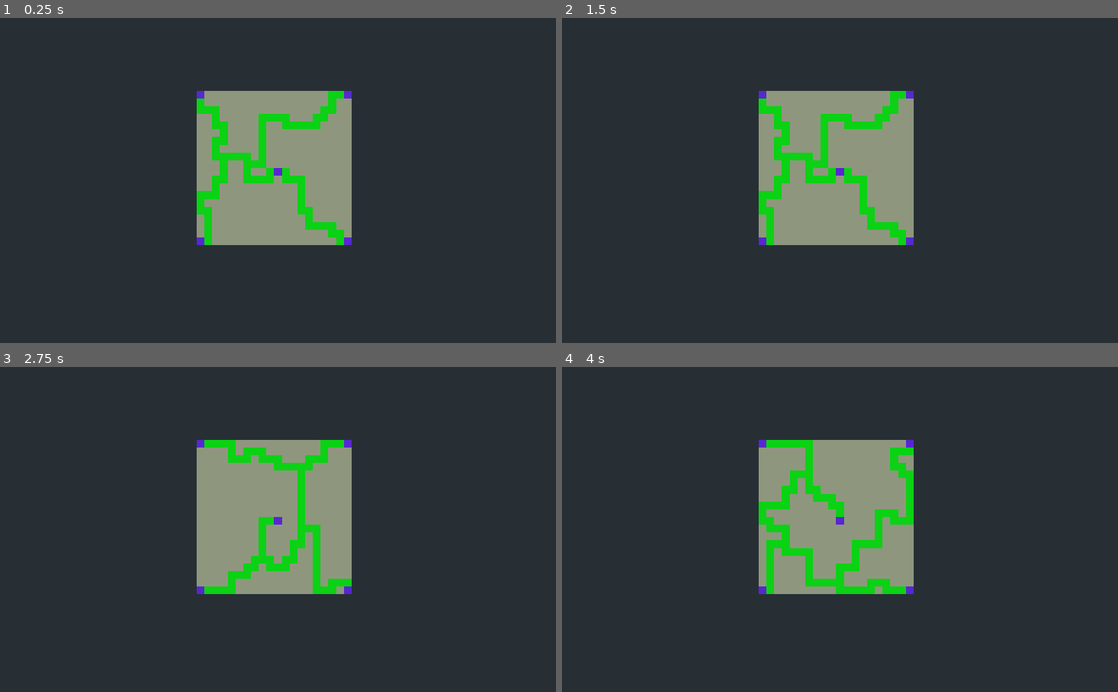
Above: before the commit, frames 1-4 (two rows, left to right).
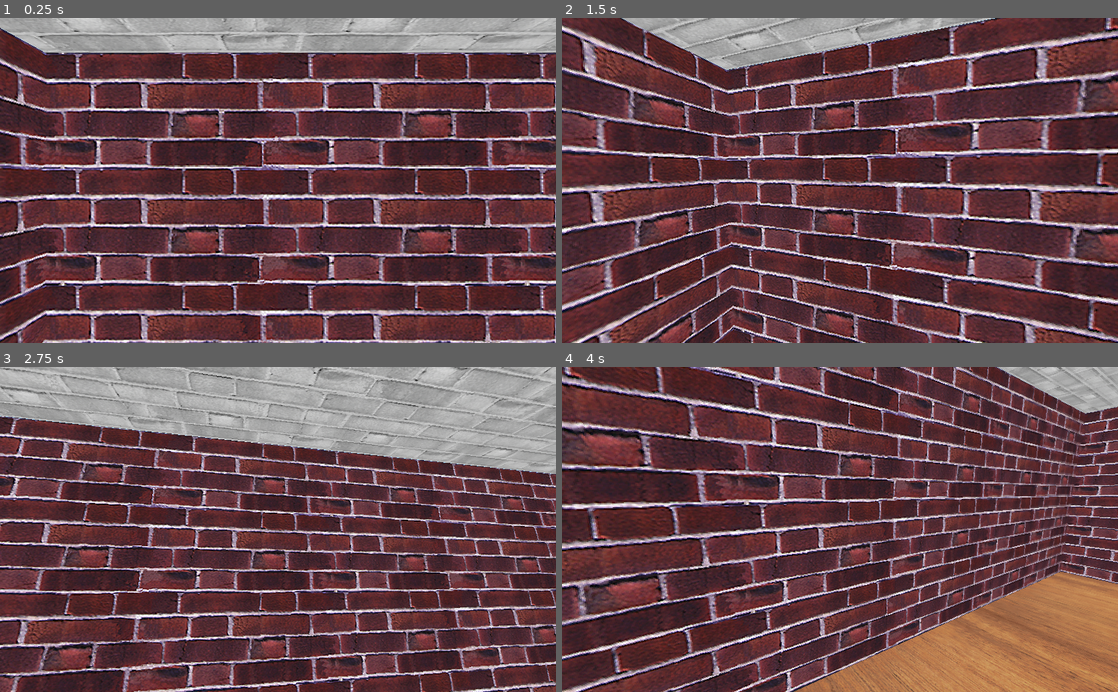
Above: after the commit, the same moments.

Repository: Btan2/GodotRandomPathGenerator
Game: Godot game, scene res://Scene1.tscn
The game is run twice, just before and just after one commit, with the same random seed, the same clock (stepped at 60 frames per second) and the same inputs.
Inputs (mouse positions are in pixels of both pictures, inside the frame that each line leads up to):
- Up to frame 1 (0.25 s): no input
- Up to frame 2 (1.5 s): tap Enter at 0.5 s; move the mouse to (962, 164) at 0.52 s; hold D (move_right, bound only after the commit) 0.53-1.28 s; hold C (crouch, bound only after the commit) 0.53-1.28 s; tap Space (jump, bound only after the commit) at 0.77, 1.07, 1.25 s; tap Shift (shift, bound only after the commit) at 0.8, 1.35 s; move the mouse to (728, 196) at 1.27 s; hold S (move_backward, bound only after the commit) from 1.28 s (still down)
- Up to frame 3 (2.75 s): tap Space (jump, bound only after the commit) at 1.52, 1.82, 2.3 s; tap P at 1.55 s; tap Enter at 2 s; move the mouse to (333, 458) at 2.02 s; release S (move_backward, bound only after the commit) at 2.03 s; hold D (move_right, bound only after the commit) from 2.03 s (still down); hold P from 2.03 s (still down)
- Up to frame 4 (4 s): tap Space (jump, bound only after the commit) at 2.75, 2.85, 3.02, 3.32, 3.77 s; move the mouse to (812, 594) at 2.77 s; release D (move_right, bound only after the commit) at 2.78 s; release P at 2.78 s; hold W (move_forward, bound only after the commit) 2.78-3.53 s; tap C (crouch, bound only after the commit) at 3.05 s; tap Enter at 3.5 s; move the mouse to (1006, 578) at 3.52 s; hold A (move_left, bound only after the commit) from 3.53 s (still down); hold C (crouch, bound only after the commit) from 3.53 s (still down); tap Shift (shift, bound only after the commit) at 3.8 s

The runs differ from the first frame. In frame 1, 92% of the frame differs, in the area x 0-100%, y 0-100%; in frame 2, 92%; in frame 3, 93%; in frame 4, 92%.

Commit message:
Added tile_cell prefab for 3D wall generation and basic character controller

Diff:
--- /dev/null
+++ b/Player_Spectator.gd
@@ -0,0 +1,72 @@
+extends KinematicBody
+
+onready var collider : CollisionShape = $CollisionShape
+onready var head : Spatial = $Head
+onready var camera : Camera = $Head/Camera
+
+const MAXSPEED : float = 8.0        # default: 32.0
+const WALKSPEED : float = 4.0       # default: 16.0
+const ACCELERATE : float = 10.0     # default: 10.0
+const MOVEFRICTION : float = 6.0    # default: 6.0
+
+var movespeed : float = 32.0
+var fmove : float = 0.0
+var smove : float = 0.0
+var umove : float = 0.0
+var velocity : Vector3 = Vector3.ZERO
+var mouse_rotation_x : float
+var mouse_sensitivity : float = 0.1
+
+var noclip = false
+
+"""
+===============
+_ready
+===============
+"""
+func _ready():
+	Input.set_mouse_mode(Input.MOUSE_MODE_CAPTURED)
+
+"""
+===============
+_input
+===============
+"""
+func _input(event):
+	if event is InputEventMouseMotion:
+		mouse_rotation_x -= event.relative.y * mouse_sensitivity
+		mouse_rotation_x = clamp(mouse_rotation_x, -90, 90)
+		rotate_y(deg2rad(-event.relative.x * mouse_sensitivity))
+
+	fmove = Input.get_action_strength("move_forward") - Input.get_action_strength("move_backward")
+	smove = Input.get_action_strength("move_right") - Input.get_action_strength("move_left")
+	umove = Input.get_action_strength("jump") - Input.get_action_strength("crouch")
+
+	movespeed = WALKSPEED if Input.is_action_pressed("shift") else MAXSPEED
+
+"""
+===============
+_physics_process
+===============
+"""
+func _physics_process(delta):
+	var wishdir : Vector3
+
+	head.transform.origin = Vector3(0, 0.25, 0)
+	camera.rotation_degrees = Vector3(mouse_rotation_x, 0, 0)
+
+	if noclip:
+		wishdir = (global_transform.basis.x * smove + global_transform.basis.y * umove + -camera.global_transform.basis.z * fmove).normalized()
+	else:
+		wishdir = (global_transform.basis.x * smove + -head.global_transform.basis.z * fmove).normalized()
+
+	if wishdir != Vector3.ZERO:
+		velocity = velocity.linear_interpolate(wishdir * movespeed, ACCELERATE * delta)
+	else:
+		velocity = velocity.linear_interpolate(Vector3.ZERO, MOVEFRICTION * delta)
+
+	if noclip:
+		for i in range(3):
+			global_transform.origin[i] += velocity[i] * delta
+	else:
+		velocity = move_and_slide(velocity)
--- a/Scene1.tscn
+++ b/Scene1.tscn
@@ -1,9 +1,68 @@
-[gd_scene load_steps=2 format=2]
+[gd_scene load_steps=12 format=2]
 
 [ext_resource path="res://SpawnTiles.gd" type="Script" id=1]
+[ext_resource path="res://textures/White_dutch_pxr128.jpg" type="Texture" id=2]
+[ext_resource path="res://textures/Belizan_mahognay_pxr128.jpg" type="Texture" id=3]
+[ext_resource path="res://Player_Spectator.gd" type="Script" id=4]
+
+[sub_resource type="PlaneMesh" id=1]
+
+[sub_resource type="SpatialMaterial" id=2]
+flags_unshaded = true
+flags_world_triplanar = true
+albedo_texture = ExtResource( 2 )
+uv1_scale = Vector3( 0.5, 0.5, 0.5 )
+uv1_triplanar = true
+
+[sub_resource type="BoxShape" id=6]
+extents = Vector3( 1, 0.015, 1 )
+
+[sub_resource type="PlaneMesh" id=3]
+
+[sub_resource type="SpatialMaterial" id=4]
+flags_unshaded = true
+flags_world_triplanar = true
+albedo_texture = ExtResource( 3 )
+uv1_scale = Vector3( 0.5, 0.5, 0.5 )
+uv1_triplanar = true
+
+[sub_resource type="BoxShape" id=7]
+extents = Vector3( 1, 0.015, 1 )
+
+[sub_resource type="CylinderShape" id=5]
+radius = 0.5
+height = 1.8
 
 [node name="Spatial" type="Spatial"]
 script = ExtResource( 1 )
 
-[node name="Camera" type="Camera" parent="."]
-transform = Transform( 1, 0, 0, 0, -4.37114e-08, 1, 0, -1, -4.37114e-08, 10, 16, 12 )
+[node name="Ceiling" type="MeshInstance" parent="."]
+transform = Transform( 1, 0, 0, 0, -1, 1.50996e-07, 0, -1.50996e-07, -1, 0, 2, 0 )
+mesh = SubResource( 1 )
+material/0 = SubResource( 2 )
+
+[node name="StaticBody" type="StaticBody" parent="Ceiling"]
+
+[node name="CollisionShape" type="CollisionShape" parent="Ceiling/StaticBody"]
+shape = SubResource( 6 )
+
+[node name="Floor" type="MeshInstance" parent="."]
+mesh = SubResource( 3 )
+material/0 = SubResource( 4 )
+
+[node name="StaticBody" type="StaticBody" parent="Floor"]
+
+[node name="CollisionShape" type="CollisionShape" parent="Floor/StaticBody"]
+shape = SubResource( 7 )
+
+[node name="Player_Spectator" type="KinematicBody" parent="."]
+transform = Transform( 1, 0, 0, 0, 1, 0, 0, 0, 1, 0, 1.04075, 0 )
+script = ExtResource( 4 )
+
+[node name="Head" type="Spatial" parent="Player_Spectator"]
+transform = Transform( 1, 0, 0, 0, 1, 0, 0, 0, 1, 0, 0.25, 0 )
+
+[node name="Camera" type="Camera" parent="Player_Spectator/Head"]
+
+[node name="CollisionShape" type="CollisionShape" parent="Player_Spectator"]
+shape = SubResource( 5 )
--- a/SpawnTiles.gd
+++ b/SpawnTiles.gd
@@ -26,19 +26,26 @@
 
 extends Spatial
 
-onready var tile = preload("res://Tile.tscn")
-onready var camera = $Camera
-
-const SCALE = 1
+onready var tile_cell = preload("res://Tile_Cell.tscn")
+
+onready var tile_ceiling = $Ceiling
+onready var tile_floor = $Floor
+
+const SCALE = 2
 
 var rng = RandomNumberGenerator.new()
 var grid = []
-var grid_size : int = 20
+export var grid_size : int = 20
 var num = 1
 var low = []
 var dfsNum = []
 var isArticulation = []
-var neighbours = [[1, 0],[0, 1],[-1, 0],[0, -1]]
+var neighbours = [[1, 0],[0, 1],[-1, 0],[0, -1]] #[RIGHT, UP, LEFT, DOWN]
+
+var exit = Vector2.ZERO
+
+enum { BLANK, PATH, END }
+var type
 
 """
 ====================
@@ -47,9 +54,15 @@
 """
 func _ready():
 	rng.randomize()
-	spawn_tiles(grid_size)
-	camera.transform.origin = Vector3(grid_size/2, grid_size*1.5, grid_size/1.8) * SCALE
+	initialize_grid(grid_size)
 	generate_path()
+	spawn_tiles()
+
+	# Set floor/ceiling transforms
+	tile_ceiling.scale = Vector3.ONE * grid_size
+	tile_ceiling.global_transform.origin = Vector3(grid_size*SCALE/2.105, 2, grid_size*SCALE/2.105)
+	tile_floor.scale = Vector3.ONE * grid_size
+	tile_floor.global_transform.origin = Vector3(grid_size*SCALE/2.105, 0, grid_size*SCALE/2.105)
 
 """
 ====================
@@ -63,20 +76,44 @@
 
 """
 ====================
-spawn_tiles
-====================
-"""
-func spawn_tiles(count):
+initialize_grid
+====================
+"""
+func initialize_grid(count):
 	for i in count:
 		grid.append([])
 		for j in count:
-			var t = tile.instance()
-			t.set_type("PATH")
-			add_child(t)
-			t.global_transform.origin = Vector3(j * SCALE, 0, i * SCALE)
-			grid[i].append(t)
+			grid[i].append(PATH)
 
 	grid_size = len(grid)
+
+"""
+====================
+spawn_tiles
+====================
+"""
+func spawn_tiles():
+	for x in grid_size:
+		for y in grid_size:
+			if grid[x][y] == BLANK:
+				continue
+
+			var tile = tile_cell.instance()
+			add_child(tile)
+
+			var count = 0
+			for d in neighbours:
+				var vx = x + d[0]
+				var vy = y + d[1]
+				var valid = is_valid(vx,vy)
+
+				if !valid or (valid and grid[vx][vy] == BLANK):
+					var child = tile.get_child(count)
+					child.visible = true
+					child.get_node("StaticBody/CollisionShape").disabled = false
+				count += 1
+
+			tile.global_transform.origin = Vector3(x, 0, y) * SCALE
 
 """
 ====================
@@ -86,7 +123,7 @@
 func reset_tiles():
 	for i in range(grid_size):
 		for j in range(grid_size):
-			grid[i][j].set_type("PATH")
+			grid[i][j] = PATH
 
 """
 ====================
@@ -115,6 +152,8 @@
 	ends[grid_size-1][grid_size-1] = true
 	var h = int(grid_size/2)
 	ends[h][h] = true
+	var t = int(grid_size/3)
+	ends[0][t] = true
 
 	set_ends(ends)
 
@@ -129,6 +168,16 @@
 
 """
 ====================
+is_valid
+====================
+"""
+func is_valid(row, col):
+	if row >= 0 and row < grid_size and col >= 0 and col < grid_size:
+		return true
+	return false
+
+"""
+====================
 set_ends
 ====================
 """
@@ -136,7 +185,7 @@
 	for i in range(grid_size):
 		for j in range(grid_size):
 			if ends[i][j]:
-				grid[i][j].set_type("END")
+				grid[i][j] = END
 
 """
 ====================
@@ -148,7 +197,7 @@
 func removable_paths(a_points):
 	for i in range(grid_size):
 		for j in range(grid_size):
-			if grid[i][j].type == 1 and !a_points[i][j]:
+			if grid[i][j] == PATH and !a_points[i][j]:
 				return true
 	return false
 
@@ -164,8 +213,8 @@
 	var i = rng.randi_range(0,grid_size-1)
 	var j = rng.randi_range(0,grid_size-1)
 
-	if grid[i][j].type == 1 and !ap[i][j]:
-		grid[i][j].set_type("BLANK")
+	if grid[i][j] == PATH and !ap[i][j]:
+		grid[i][j] = BLANK
 		#print("removed cell: [" + str(ri) + "][" + str(rj) + "]")
 
 """
@@ -191,7 +240,7 @@
 	# Find starting point
 	for x in range(grid_size):
 		for y in range(grid_size):
-			if grid[x][y].type == 0:
+			if grid[x][y] == BLANK:
 				continue
 			if len(relevant) > 0 and !relevant[x][y]:
 				continue
@@ -228,7 +277,7 @@
 		var vy = uy + d[1]
 		if vx < 0 or vx >= grid_size or vy < 0 or vy >= grid_size:
 			 continue
-		if grid[vx][vy].type == 0:
+		if grid[vx][vy] == BLANK:
 			continue
 
 		# v is a neighbour of u
--- a/Tile.tscn
+++ /dev/null
@@ -1,14 +0,0 @@
-[gd_scene load_steps=4 format=2]
-
-[ext_resource path="res://tile.gd" type="Script" id=1]
-
-[sub_resource type="QuadMesh" id=1]
-
-[sub_resource type="SpatialMaterial" id=2]
-resource_local_to_scene = true
-
-[node name="Tile" type="MeshInstance"]
-transform = Transform( 1, 0, 0, 0, -4.37114e-08, 1, 0, -1, -4.37114e-08, 0, 0, 0 )
-mesh = SubResource( 1 )
-material/0 = SubResource( 2 )
-script = ExtResource( 1 )
--- /dev/null
+++ b/Tile_Cell.tscn
@@ -0,0 +1,81 @@
+[gd_scene load_steps=11 format=2]
+
+[ext_resource path="res://textures/Red_dutch_pxr128.jpg" type="Texture" id=1]
+
+[sub_resource type="PlaneMesh" id=1]
+
+[sub_resource type="SpatialMaterial" id=5]
+flags_unshaded = true
+albedo_texture = ExtResource( 1 )
+
+[sub_resource type="BoxShape" id=7]
+extents = Vector3( 1, 0.015, 1 )
+
+[sub_resource type="PlaneMesh" id=3]
+
+[sub_resource type="SpatialMaterial" id=6]
+flags_unshaded = true
+albedo_texture = ExtResource( 1 )
+
+[sub_resource type="BoxShape" id=8]
+extents = Vector3( 1, 0.015, 1 )
+
+[sub_resource type="SpatialMaterial" id=4]
+flags_unshaded = true
+albedo_texture = ExtResource( 1 )
+
+[sub_resource type="BoxShape" id=9]
+extents = Vector3( 1, 0.015, 1 )
+
+[sub_resource type="BoxShape" id=10]
+extents = Vector3( 1, 0.0151599, 1 )
+
+[node name="Tile_Cell" type="Spatial"]
+
+[node name="Right" type="MeshInstance" parent="."]
+transform = Transform( -4.37114e-08, -1, -4.37114e-08, 0, -4.37114e-08, 1, -1, 4.37114e-08, 1.91069e-15, 1, 1, 0 )
+visible = false
+mesh = SubResource( 1 )
+material/0 = SubResource( 5 )
+
+[node name="StaticBody" type="StaticBody" parent="Right"]
+
+[node name="CollisionShape" type="CollisionShape" parent="Right/StaticBody"]
+shape = SubResource( 7 )
+disabled = true
+
+[node name="Up" type="MeshInstance" parent="."]
+transform = Transform( 1, -2.38419e-07, -1.04216e-14, 0, -4.37114e-08, 1, -2.38419e-07, -1, -4.37114e-08, 0, 1, 1 )
+visible = false
+mesh = SubResource( 3 )
+material/0 = SubResource( 6 )
+
+[node name="StaticBody" type="StaticBody" parent="Up"]
+
+[node name="CollisionShape" type="CollisionShape" parent="Up/StaticBody"]
+shape = SubResource( 8 )
+disabled = true
+
+[node name="Left" type="MeshInstance" parent="."]
+transform = Transform( -4.37114e-08, 1, 4.37114e-08, 0, -4.37114e-08, 1, 1, 4.37114e-08, 1.91069e-15, -1, 1, 0 )
+visible = false
+mesh = SubResource( 1 )
+material/0 = SubResource( 4 )
+
+[node name="StaticBody" type="StaticBody" parent="Left"]
+
+[node name="CollisionShape" type="CollisionShape" parent="Left/StaticBody"]
+shape = SubResource( 9 )
+disabled = true
+
+[node name="Down" type="MeshInstance" parent="."]
+transform = Transform( -1, 1.50996e-07, 6.60024e-15, 0, -4.37114e-08, 1, 1.50996e-07, 1, 4.37114e-08, 0, 1, -1 )
+visible = false
+mesh = SubResource( 3 )
+material/0 = SubResource( 6 )
+
+[node name="StaticBody" type="StaticBody" parent="Down"]
+
+[node name="CollisionShape" type="CollisionShape" parent="Down/StaticBody"]
+shape = SubResource( 10 )
+disabled = true
--- a/project.godot
+++ b/project.godot
@@ -14,6 +14,45 @@
 run/main_scene="res://Scene1.tscn"
 config/icon="res://icon.png"
 
+[input]
+
+move_forward={
+"deadzone": 0.5,
+"events": [ Object(InputEventKey,"resource_local_to_scene":false,"resource_name":"","device":0,"alt":false,"shift":false,"control":false,"meta":false,"command":false,"pressed":false,"scancode":87,"physical_scancode":0,"unicode":0,"echo":false,"script":null)
+ ]
+}
+move_backward={
+"deadzone": 0.5,
+"events": [ Object(InputEventKey,"resource_local_to_scene":false,"resource_name":"","device":0,"alt":false,"shift":false,"control":false,"meta":false,"command":false,"pressed":false,"scancode":83,"physical_scancode":0,"unicode":0,"echo":false,"script":null)
+ ]
+}
+move_left={
+"deadzone": 0.5,
+"events": [ Object(InputEventKey,"resource_local_to_scene":false,"resource_name":"","device":0,"alt":false,"shift":false,"control":false,"meta":false,"command":false,"pressed":false,"scancode":65,"physical_scancode":0,"unicode":0,"echo":false,"script":null)
+ ]
+}
+move_right={
+"deadzone": 0.5,
+"events": [ Object(InputEventKey,"resource_local_to_scene":false,"resource_name":"","device":0,"alt":false,"shift":false,"control":false,"meta":false,"command":false,"pressed":false,"scancode":68,"physical_scancode":0,"unicode":0,"echo":false,"script":null)
+ ]
+}
+jump={
+"deadzone": 0.5,
+"events": [ Object(InputEventKey,"resource_local_to_scene":false,"resource_name":"","device":0,"alt":false,"shift":false,"control":false,"meta":false,"command":false,"pressed":false,"scancode":32,"physical_scancode":0,"unicode":0,"echo":false,"script":null)
+ ]
+}
+crouch={
+"deadzone": 0.5,
+"events": [ Object(InputEventKey,"resource_local_to_scene":false,"resource_name":"","device":0,"alt":false,"shift":false,"control":false,"meta":false,"command":false,"pressed":false,"scancode":67,"physical_scancode":0,"unicode":0,"echo":false,"script":null)
+, Object(InputEventKey,"resource_local_to_scene":false,"resource_name":"","device":0,"alt":false,"shift":false,"control":false,"meta":false,"command":false,"pressed":false,"scancode":16777238,"physical_scancode":0,"unicode":0,"echo":false,"script":null)
+ ]
+}
+shift={
+"deadzone": 0.5,
+"events": [ Object(InputEventKey,"resource_local_to_scene":false,"resource_name":"","device":0,"alt":false,"shift":false,"control":false,"meta":false,"command":false,"pressed":false,"scancode":16777237,"physical_scancode":0,"unicode":0,"echo":false,"script":null)
+ ]
+}
+
 [physics]
 
 common/enable_pause_aware_picking=true
Binary file added: textures/Belizan_mahognay_pxr128.jpg
Not shown, added: textures/Belizan_mahognay_pxr128.jpg.import
Binary file added: textures/Red_dutch_pxr128.jpg
Not shown, added: textures/Red_dutch_pxr128.jpg.import
Binary file added: textures/White_dutch_pxr128.jpg
Not shown, added: textures/White_dutch_pxr128.jpg.import
Binary file added: textures/arrow.jpg
Not shown, added: textures/arrow.jpg.import
Binary file added: textures/exit.jpg
Not shown, added: textures/exit.jpg.import
Binary file added: textures/white_brick_pxr128.jpg
Not shown, added: textures/white_brick_pxr128.jpg.import
